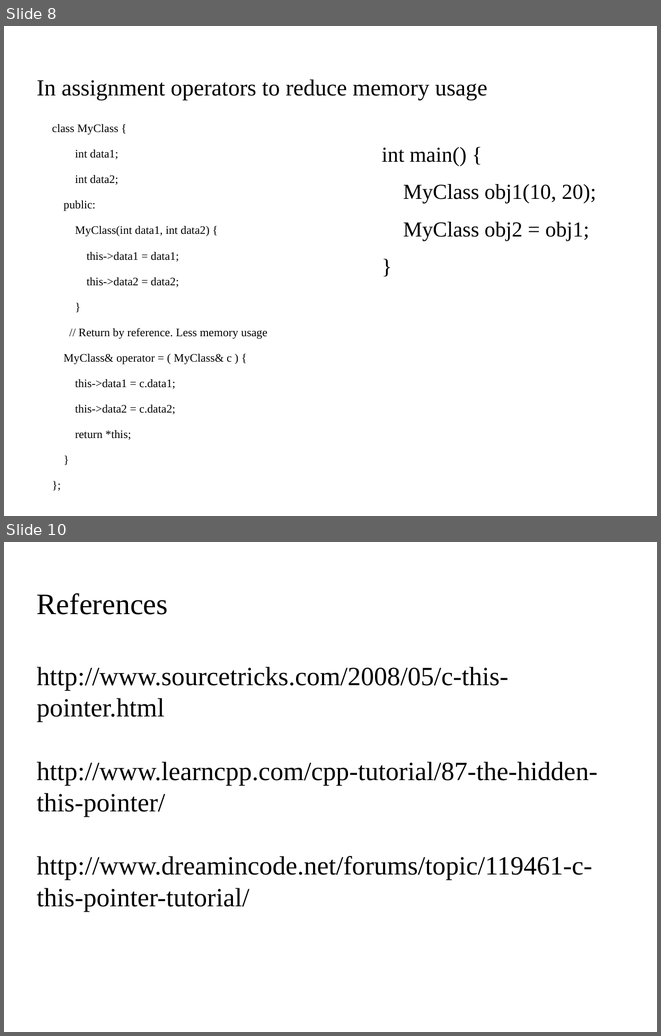
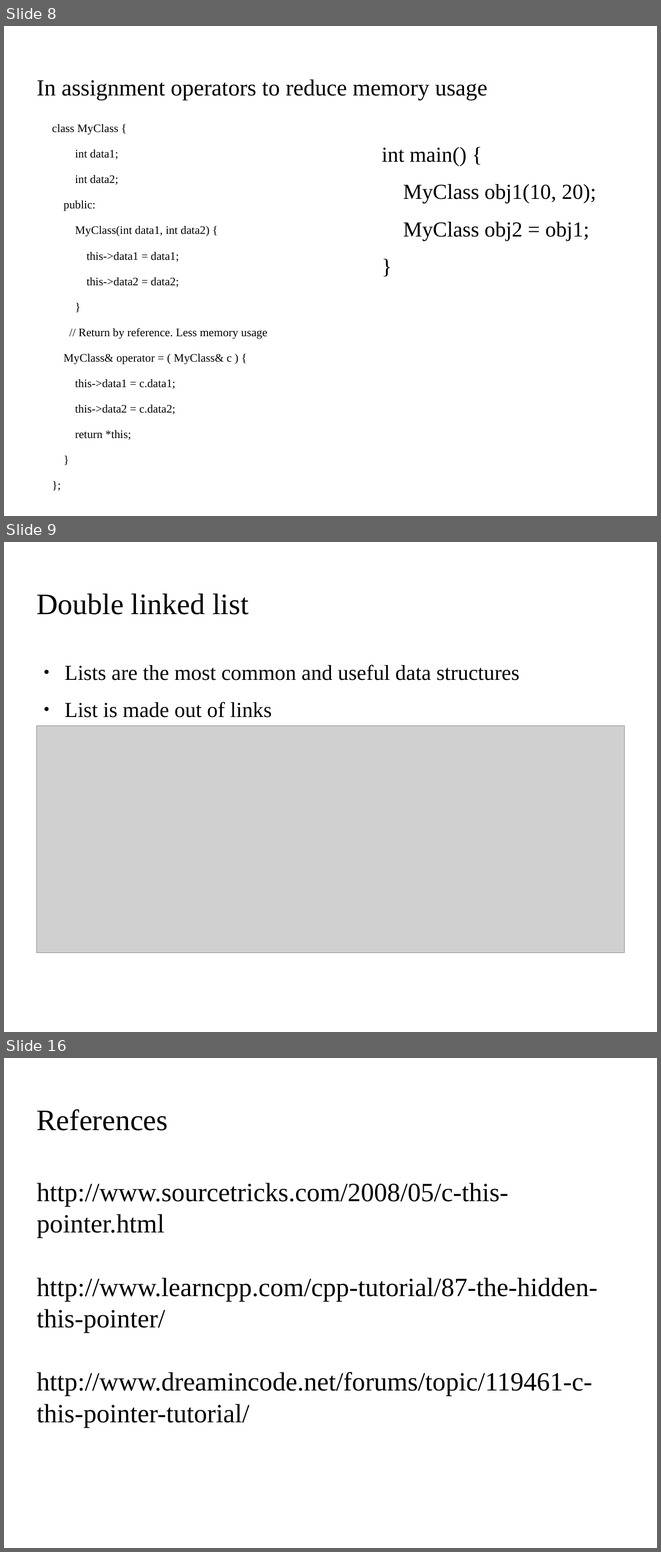
Before and after one commit to kks32/cpp-software-development, a slide deck: Ex8_Pointers_III/Ex8_Pointers-III.odp. Shown one above the other, each under a label of ours: slides 8 and 10 before the commit, slides 8, 9 and 16 after it; the slides between them are not shown. The pictures are 661x1036 and 661x1552 pixels, drawn with LibreOffice and Linux fonts; fonts in the diff are those of the drawing; grey boxes stand for pictures; background and template pictures are left out. Boxes give left, top, right and bottom in pixels: in the first picture for what was removed or moved away, otherwise in the second. Text is boxed around its words. In the diff, an @@ line names an element or a change of style, - is before the commit and + after.

```diff
--- a/Ex8_Pointers_III/Ex8_Pointers-III.odp
+++ b/Ex8_Pointers_III/Ex8_Pointers-III.odp
@@ slide 9 added at (x1=4, y1=542, x2=657, y2=1032), background picture (left out) @@
@@ title added at (x1=37, y1=593, x2=248, y2=615), 36 pt, text #000000 @@
+Double linked list
@@ text added at (x1=64, y1=664, x2=520, y2=717), 26 pt, text #000000 @@
+● Lists are the most common and useful data structures
+● List is made out of links
@@ picture added at (x1=36, y1=726, x2=625, y2=953) @@
@@ what was slide 10 is now slide 16 @@
```
Also in this commit, not shown: 1 slide changed, 6 other slides added, 1 slide removed, 2 other files.
